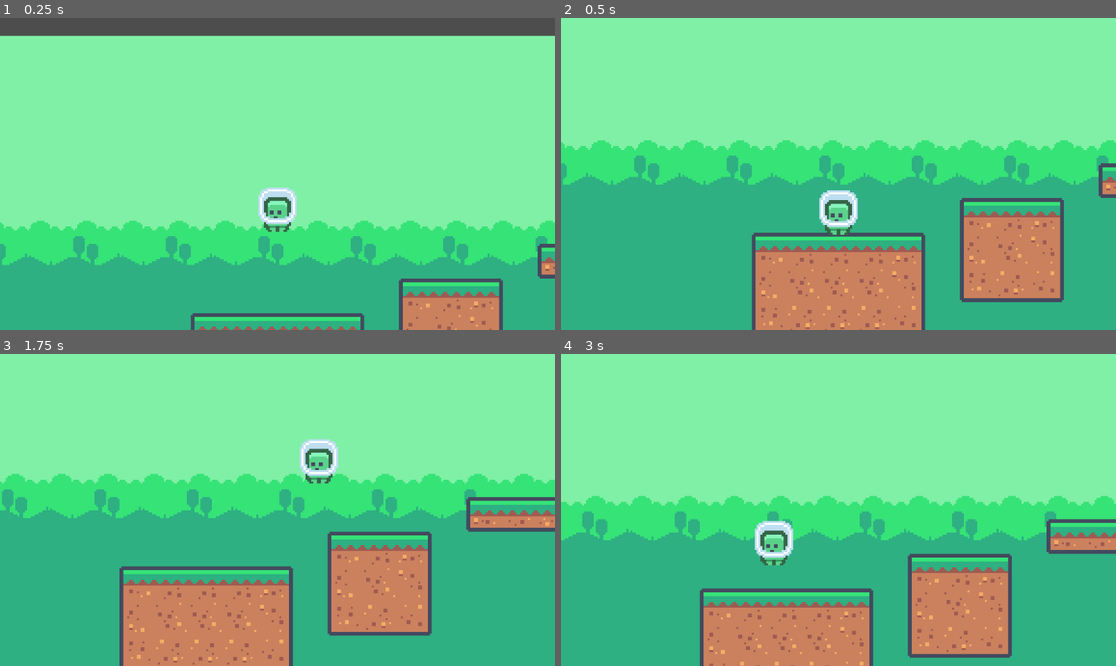
Above: before the commit, frames 1-4 (two rows, left to right).
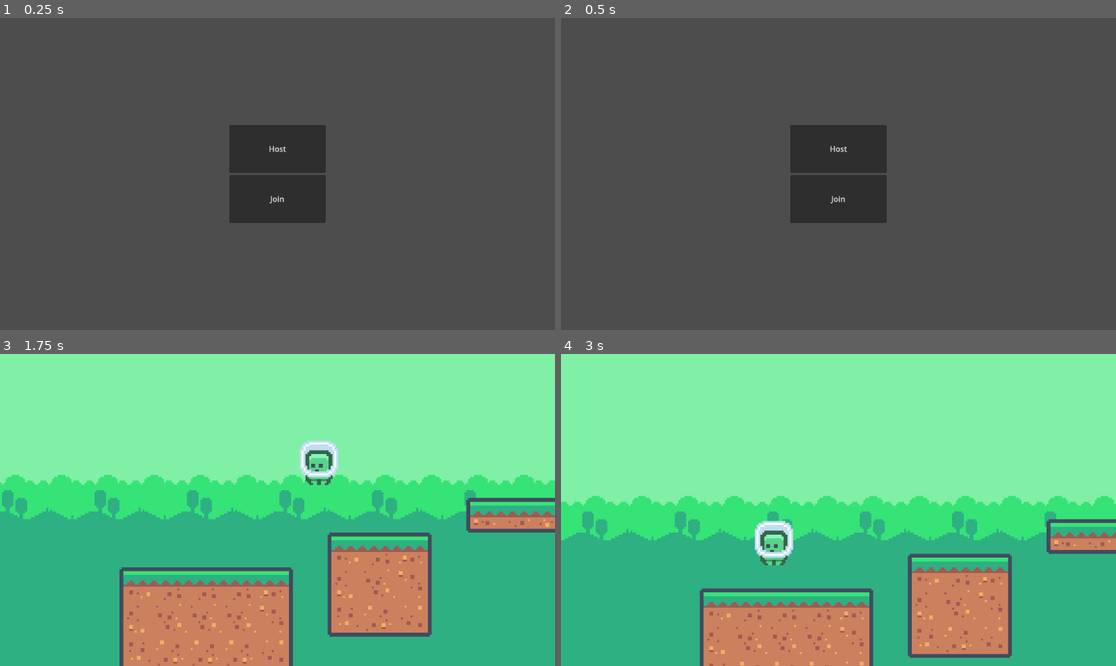
Above: after the commit, the same moments.

Repository: felipecmdev/ProjetoPlataformaSD
Game: Godot game, scene res://scenes/Menu.tscn
Two runs of this game, one before a commit and one after it. Both use one fixed random seed, a clock stepped at 60 frames per second and the inputs below. Before the commit the project starts from res://scenes/FaseTeste.tscn.
Inputs (mouse positions are in pixels of both pictures, inside the frame that each line leads up to):
- Up to frame 1 (0.25 s): no input
- Up to frame 2 (0.5 s): no input
- Up to frame 3 (1.75 s): click (277, 485) at 0.5 s, where only the run after the commit has a clickable "Host"; tap Enter at 1.25 s; hold D (move_right) from 1.28 s (still down); tap Space (jump) at 1.52 s
- Up to frame 4 (3 s): tap Space (jump) at 2.27 s; release D (move_right) at 2.78 s; hold A (move_left) from 2.78 s (still down)

The runs differ from the first frame. In frame 1, 93% of the frame differs, in the area x 0-100%, y 5-100%; in frame 2, 98%, in the area x 0-100%, y 0-100%; in frame 3, 3.0%; in frame 4, nothing differs.

Commit message:
Menu principal com botão de Host e Join. Apenas o botão de Host funciona no momento

Diff:
--- a/project.godot
+++ b/project.godot
@@ -11,7 +11,7 @@
 [application]
 
 config/name="GriefingGrid"
-run/main_scene="uid://bn10hph8wme4l"
+run/main_scene="uid://ckfnfljga713x"
 config/features=PackedStringArray("4.6", "GL Compatibility")
 
 [autoload]
--- /dev/null
+++ b/scenes/Menu.tscn
@@ -0,0 +1,38 @@
+[gd_scene format=3 uid="uid://ckfnfljga713x"]
+
+[ext_resource type="Script" uid="uid://doyimtfkh8c3g" path="res://scenes/menu.gd" id="1_xdvgc"]
+
+[node name="MenuPrincipal" type="Control" unique_id=1722216031]
+layout_mode = 3
+anchors_preset = 15
+anchor_right = 1.0
+anchor_bottom = 1.0
+grow_horizontal = 2
+grow_vertical = 2
+script = ExtResource("1_xdvgc")
+
+[node name="VBoxContainer" type="VBoxContainer" parent="." unique_id=1080629657]
+layout_mode = 1
+anchors_preset = 8
+anchor_left = 0.5
+anchor_top = 0.5
+anchor_right = 0.5
+anchor_bottom = 0.5
+offset_left = -22.0
+offset_top = -33.0
+offset_right = 22.0
+offset_bottom = 33.0
+grow_horizontal = 2
+grow_vertical = 2
+
+[node name="HostButton" type="Button" parent="VBoxContainer" unique_id=1335208684]
+custom_minimum_size = Vector2(200, 100)
+layout_mode = 2
+text = "Host"
+
+[node name="JoinButton" type="Button" parent="VBoxContainer" unique_id=3045721]
+custom_minimum_size = Vector2(200, 100)
+layout_mode = 2
+text = "Join"
+
+[connection signal="pressed" from="VBoxContainer/HostButton" to="." method="_on_host_button_pressed"]
--- /dev/null
+++ b/scenes/menu.gd
@@ -0,0 +1,16 @@
+extends Control
+
+
+# Called when the node enters the scene tree for the first time.
+func _ready() -> void:
+	pass # Replace with function body.
+
+
+# Called every frame. 'delta' is the elapsed time since the previous frame.
+func _process(delta: float) -> void:
+	pass
+
+
+func _on_host_button_pressed() -> void:
+	print("Iniciando como Host")
+	get_tree().change_scene_to_file("res://scenes/FaseTeste.tscn")
Not shown, added: scenes/menu.gd.uid
